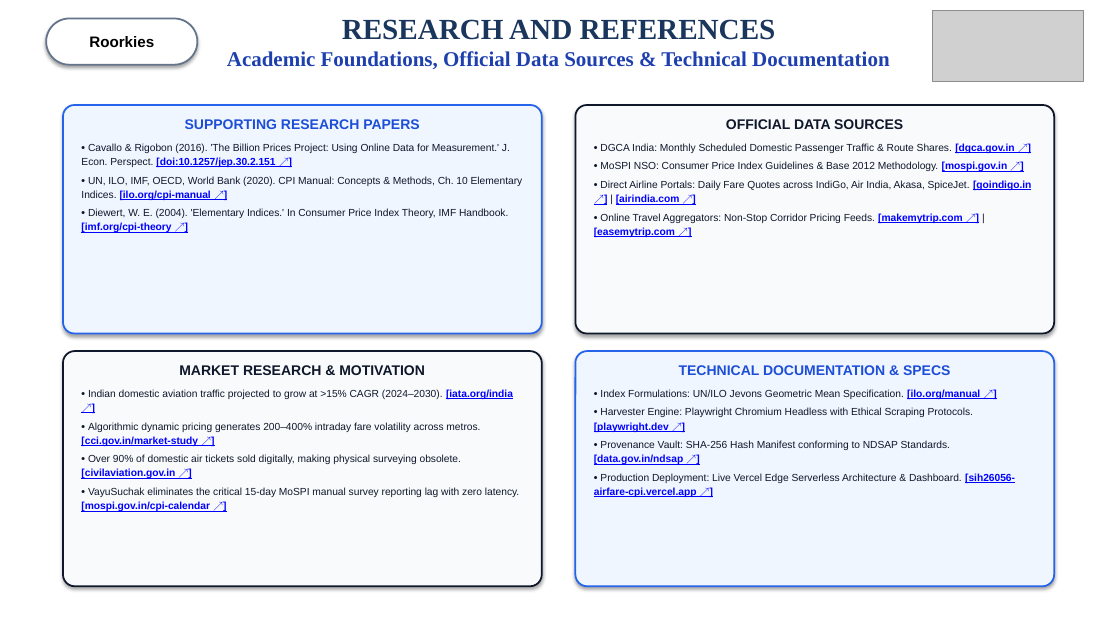
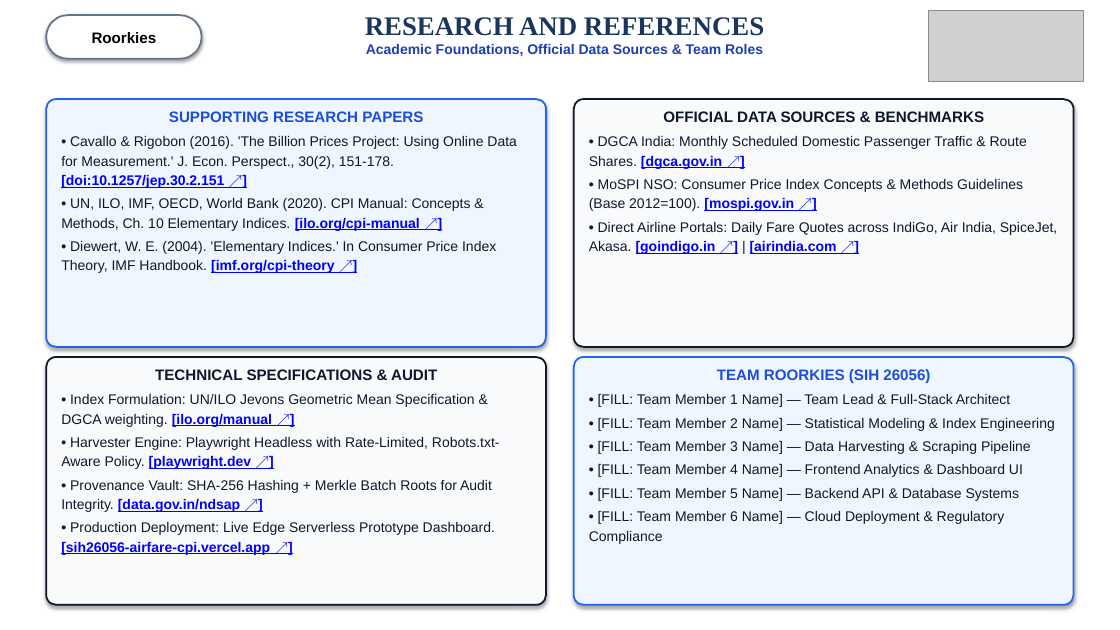
Before and after one commit to oshshivish-tech/sih26056_airfare_cpi, a slide deck: slide 6 of public/AirIntel_India_SIH26056_Presentation.pptx. Drawn at 1120x630 pixels with LibreOffice and Linux fonts; fonts in the diff are those of the drawing; grey boxes stand for pictures. Boxes give left, top, right and bottom in pixels: in the first picture for what was removed or moved away, otherwise in the second. Text is boxed around its words. In the diff, an @@ line names an element or a change of style, - is before the commit and + after.

Commit message:
Finalize SIH 2026 submission: harmonize 6-slide deck and live prototype, add Jevons UN/ILO rigor, compliance policy, test suite, and changelog

```diff
--- a/public/AirIntel_India_SIH26056_Presentation.pptx
+++ b/public/AirIntel_India_SIH26056_Presentation.pptx
@@ rounded rectangle "Roorkies": place and size @@
-rounded rectangle "Roorkies" at (46,18,197,65)
+rounded rectangle "Roorkies" at (46,15,202,59)
@@ text at (365,17,764,36): size 25 to 23 pt in "RESEARCH AND REFERENCES" @@
@@ picture: place and size @@
-picture at (933,10,1084,82)
+picture at (928,10,1084,82)
@@ text at (366,44,763,56): text changed; size 18 to 12 pt; font Times New Roman to Arial @@
-Academic Foundations, Official Data Sources & Technical Documentation
+Academic Foundations, Official Data Sources & Team Roles
@@ rounded rectangle: place and size @@
-rounded rectangle at (63,105,542,334)
+rounded rectangle at (46,99,546,347)
@@ text at (61,111,496,273): size 12 to 13 pt in "SUPPORTING RESEARCH PAPERS"; size 9 to 12 pt in "•", "•"; size 8.8 to 12 pt in "UN, ILO, IMF, OECD, World Bank (2020). ...", "Diewert, W. E. (2004). 'Elementary Indices.' In ..."; less space between paragraphs @@
@@ text "SUPPORTING RESEARCH PAPERS": place and size @@
-text "SUPPORTING RESEARCH PAPERS" at (81,119,523,233)
+text "SUPPORTING RESEARCH PAPERS" at (61,111,517,273)
@@ rounded rectangle: place and size @@
-rounded rectangle at (576,105,1054,334)
+rounded rectangle at (574,99,1074,347)
@@ text "OFFICIAL DATA SOURCES & BENCHMARKS": place and size @@
-text "OFFICIAL DATA SOURCES & BENCHMARKS" at (594,119,1031,237)
+text "OFFICIAL DATA SOURCES & BENCHMARKS" at (589,111,1057,254)
@@ text at (663,111,984,122): text changed; size 12 to 13 pt @@
-OFFICIAL DATA SOURCES
+OFFICIAL DATA SOURCES & BENCHMARKS
@@ text at (61,136,517,188): text changed; size 8.8 to 12 pt @@
-• Cavallo & Rigobon (2016). 'The Billion Prices Project: Using Online Data for Measurement.' J. Econ. Perspect. [doi:10.1257/jep.30.2.151 ↗]
+• Cavallo & Rigobon (2016). 'The Billion Prices Project: Using Online Data for Measurement.' J. Econ. Perspect., 30(2), 151-178. [doi:10.1257/jep.30.2.151 ↗]
@@ text at (589,136,1027,169): size 9 to 12 pt in "•"; size 8.8 to 12 pt in "DGCA India: Monthly Scheduled Domestic Passenger Traffic ..." @@
@@ text at (589,179,1057,254): text changed; size 8.8 to 12 pt @@
-• MoSPI NSO: Consumer Price Index Guidelines & Base 2012 Methodology. [mospi.gov.in ↗]
-• Direct Airline Portals: Daily Fare Quotes across IndiGo, Air India, Akasa, SpiceJet. [goindigo.in ↗] | [airindia.com ↗]
-• Online Travel Aggregators: Non-Stop Corridor Pricing Feeds. [makemytrip.com ↗] | [easemytrip.com ↗]
+• MoSPI NSO: Consumer Price Index Concepts & Methods Guidelines (Base 2012=100). [mospi.gov.in ↗]
+• Direct Airline Portals: Daily Fare Quotes across IndiGo, Air India, SpiceJet, Akasa. [goindigo.in ↗] | [airindia.com ↗]
@@ rounded rectangle: place and size @@
-rounded rectangle at (63,351,542,586)
+rounded rectangle at (46,357,546,605)
@@ proportions changed in 4 elements at (46,99,546,347), (574,99,1074,347), (46,357,546,605), (574,357,1074,605) @@
@@ rounded rectangle: place and size @@
-rounded rectangle at (576,351,1054,586)
+rounded rectangle at (574,357,1074,605)
@@ text at (61,369,500,555): text changed; size 8.8 to 12 pt @@
-MARKET RESEARCH & MOTIVATION
-• Indian domestic aviation traffic projected to grow at >15% CAGR (2024–2030). [iata.org/india ↗]
-• Algorithmic dynamic pricing generates 200–400% intraday fare volatility across metros. [cci.gov.in/market-study ↗]
-• Over 90% of domestic air tickets sold digitally, making physical surveying obsolete. [civilaviation.gov.in ↗]
-• VayuSuchak eliminates the critical 15-day MoSPI manual survey reporting lag with zero latency. [mospi.gov.in/cpi-calendar ↗]
+TECHNICAL SPECIFICATIONS & AUDIT
+• Index Formulation: UN/ILO Jevons Geometric Mean Specification & DGCA weighting. [ilo.org/manual ↗]
+• Harvester Engine: Playwright Headless with Rate-Limited, Robots.txt-Aware Policy. [playwright.dev ↗]
+• Provenance Vault: SHA-256 Hashing + Merkle Batch Roots for Audit Integrity. [data.gov.in/ndsap ↗]
+• Production Deployment: Live Edge Serverless Prototype Dashboard. [sih26056-airfare-cpi.vercel.app ↗]
@@ text at (589,369,1055,544): text changed; size 8.8 to 12 pt @@
-TECHNICAL DOCUMENTATION & SPECS
-• Index Formulations: UN/ILO Jevons Geometric Mean Specification. [ilo.org/manual ↗]
-• Harvester Engine: Playwright Chromium Headless with Ethical Scraping Protocols. [playwright.dev ↗]
-• Provenance Vault: SHA-256 Hash Manifest conforming to NDSAP Standards. [data.gov.in/ndsap ↗]
-• Production Deployment: Live Vercel Edge Serverless Architecture & Dashboard. [sih26056-airfare-cpi.vercel.app ↗]
+TEAM ROORKIES (SIH 26056)
+• [FILL: Team Member 1 Name] — Team Lead & Full-Stack Architect
+• [FILL: Team Member 2 Name] — Statistical Modeling & Index Engineering
+• [FILL: Team Member 3 Name] — Data Harvesting & Scraping Pipeline
+• [FILL: Team Member 4 Name] — Frontend Analytics & Dashboard UI
+• [FILL: Team Member 5 Name] — Backend API & Database Systems
+• [FILL: Team Member 6 Name] — Cloud Deployment & Regulatory Compliance
```
Also in this commit, not shown: 4 other slides changed, 1 slide added, 1 slide removed, 36 other files.
